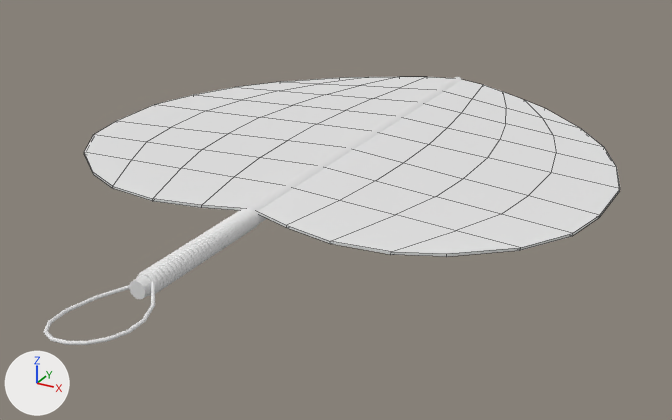
One commit to the Blender file Blend/Asset_HandFan_001.blend: the scene before it, then after it.
Rendered twice from a 50 mm lens placed at (3.13, -5.65, 2.45), pointed at (0.16, -0.25, -0.25). Arrows for +X, +Y and +Z are at lower left; the lights stay in place. Mesh edges are drawn as thin lines on the coarser meshes.

In view in the first picture: 'Cylinder', 'Fan_Handle', 'Fan_shape'.
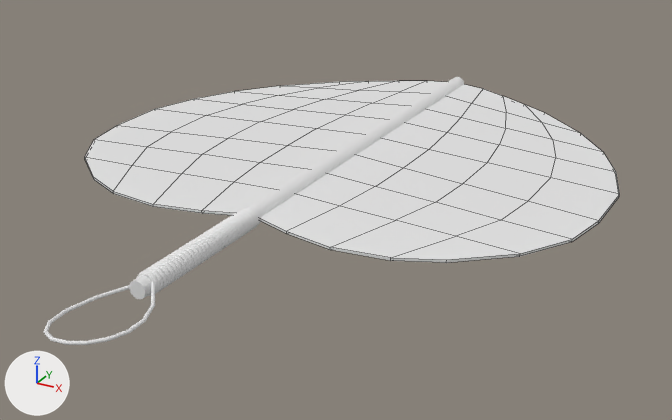
What differs and where, as boxes (x1, y1, x2, y2) in the pictures (672 x 420 px):
'Fan_shape', reshaped, moved, modifiers changed
    before: (84, 77, 620, 257)
    after: (85, 81, 619, 263)
part 1 of me_plane, added
    after: (85, 81, 446, 216)

Diff of the bpy script that builds the scene:
```diff
--- a/Blend/Asset_HandFan_001.blend.py
+++ b/Blend/Asset_HandFan_001.blend.py
@@ me_plane @@
 # used by ob_fan_shape; location = (0.0, 0.0, 0.029)
-me_plane.from_pydata(...)  # 90 vertices, 88 faces; spans x 0.0..1.99, y -1.26..2.44, z 0.0..0.02
+me_plane.from_pydata(...)  # 162 vertices, 168 faces; spans x -1.99..1.99, y -1.26..2.44, z 0.0..0.02
+# me_plane part 1
+# 72 vertices are added at x -1.99..-0.28, y -1.26..2.35, z 0.0..0.02
+# 80 new faces join them
@@ ob_fan_shape @@
 ob_fan_shape = bpy.data.objects.new('Fan_shape', me_plane)
-ob_fan_shape.location = (0.0, 0.0, 0.029)
-_m = ob_fan_shape.modifiers.new('Mirror', 'MIRROR')
+ob_fan_shape.location = (0.0, 0.0, -0.011)
```
